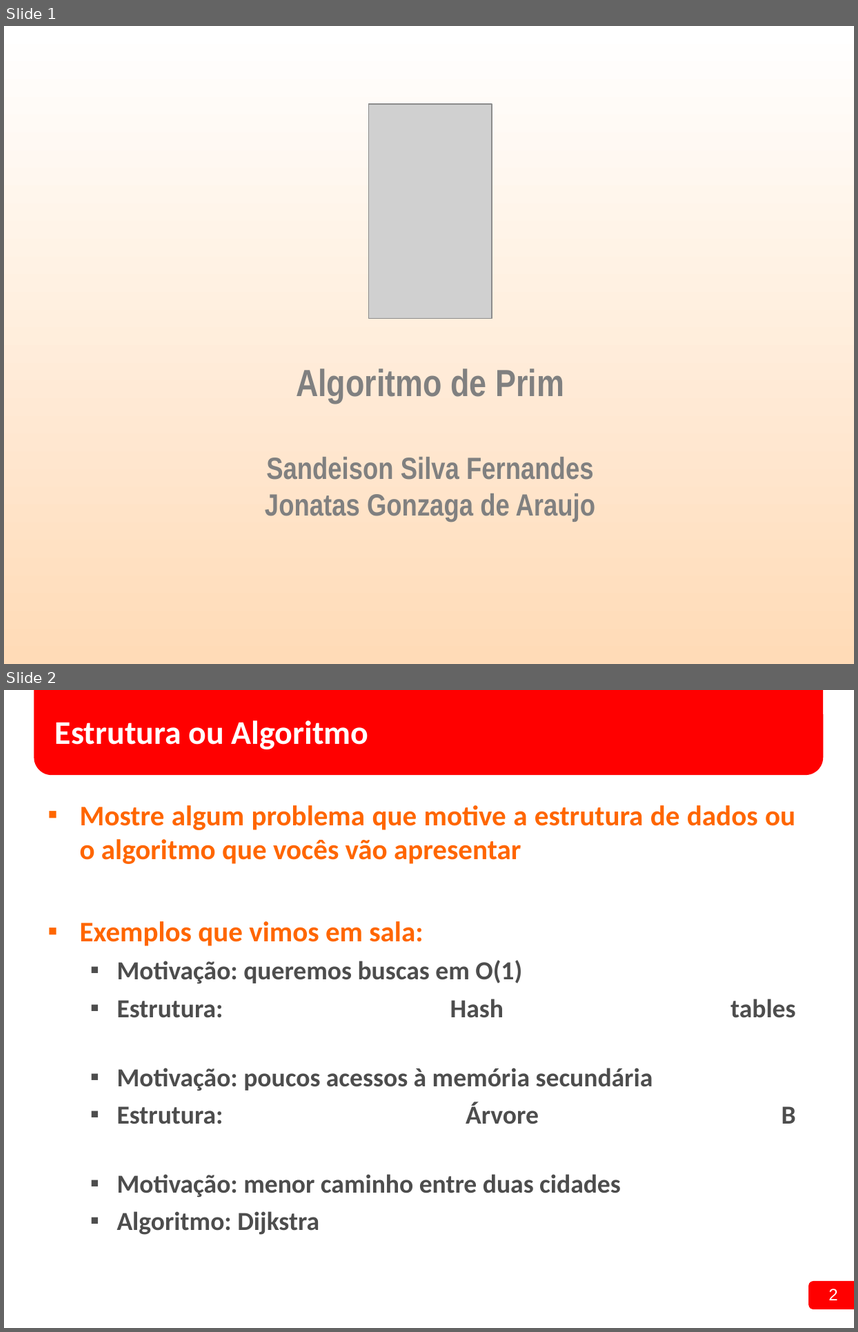
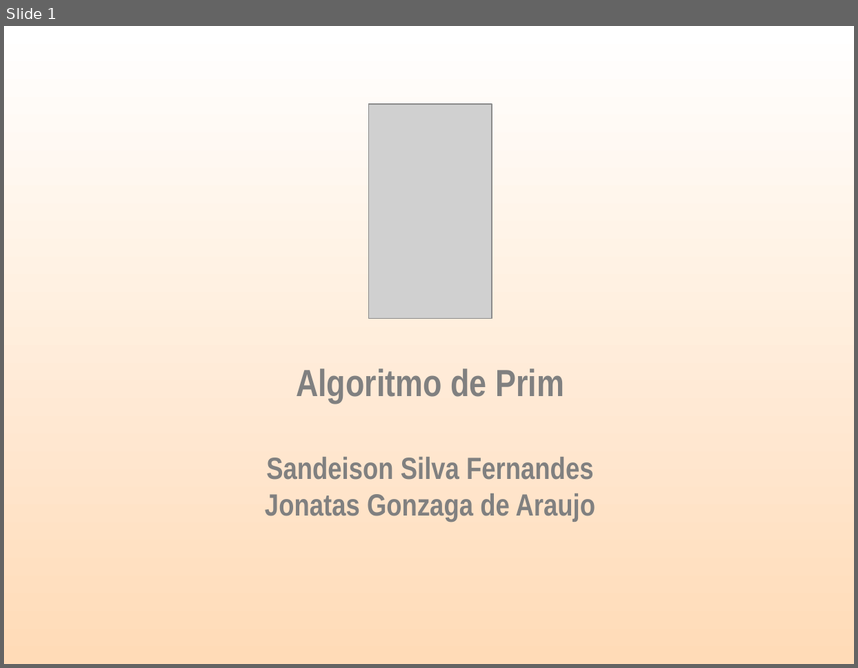
Before and after one commit to SANDEISON/Projeto_Estrutura_de_Dados_2016.1, a slide deck: 01 - Seminario/Seminário Algoritmo de Prim.ppt. Shown one above the other, each under a label of ours: slides 1 and 2 before the commit, slide 1 after it. The pictures are 858x1332 and 858x668 pixels, drawn with LibreOffice and Linux fonts; fonts in the diff are those of the drawing; grey boxes stand for pictures; background and template pictures are left out. Boxes give left, top, right and bottom in pixels: in the first picture for what was removed or moved away, otherwise in the second. Text is boxed around its words. In the diff, an @@ line names an element or a change of style, - is before the commit and + after.

```diff
--- a/01 - Seminario/Seminário Algoritmo de Prim.ppt
+++ b/01 - Seminario/Seminário Algoritmo de Prim.ppt
@@ slide 2 removed at <box>4,690,854,1328</box>, background #FFFFFF @@
@@ rounded rectangle removed at <box>34,690,822,775</box> @@
@@ title removed at <box>55,720,369,749</box> @@
-Estrutura ou Algoritmo
@@ text removed at <box>80,805,796,1234</box> @@
-▪ Mostre algum problema que motive a estrutura de dados ou o algoritmo que vocês vão apresentar
-▪ Exemplos que vimos em sala:
-  ▪ Motivação: queremos buscas em O(1)
-  ▪ Estrutura: Hash tables
-  ▪ Motivação: poucos acessos à memória secundária
-  ▪ Estrutura: Árvore B
-  ▪ Motivação: menor caminho entre duas cidades
-  ▪ Algoritmo: Dijkstra
@@ rounded rectangle removed at <box>809,1281,854,1309</box> @@
@@ page number removed at <box>829,1288,838,1300</box> @@
-2
```
Also in this commit, not shown: 13 slides added, 6 other slides removed, 39 other files.
